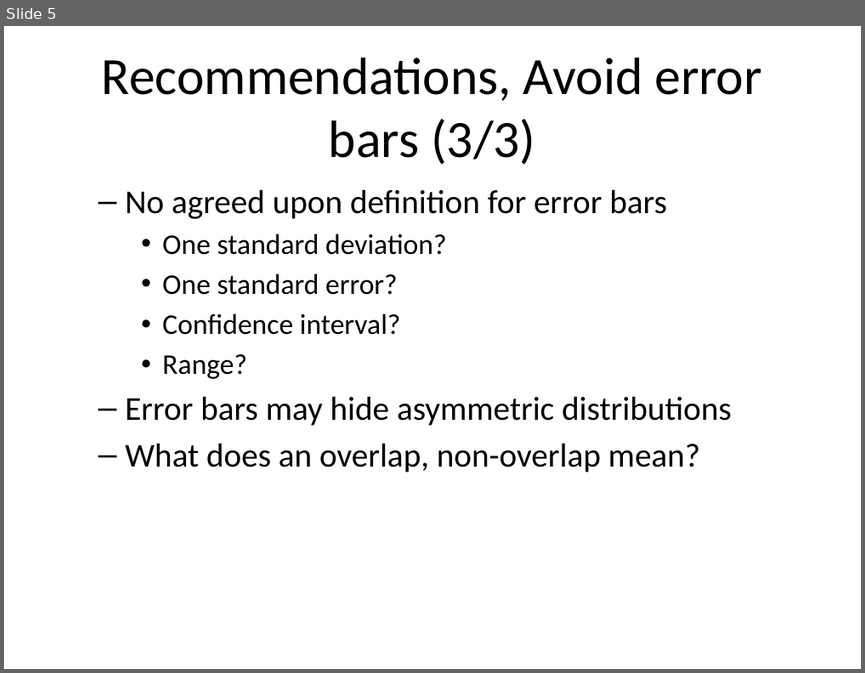
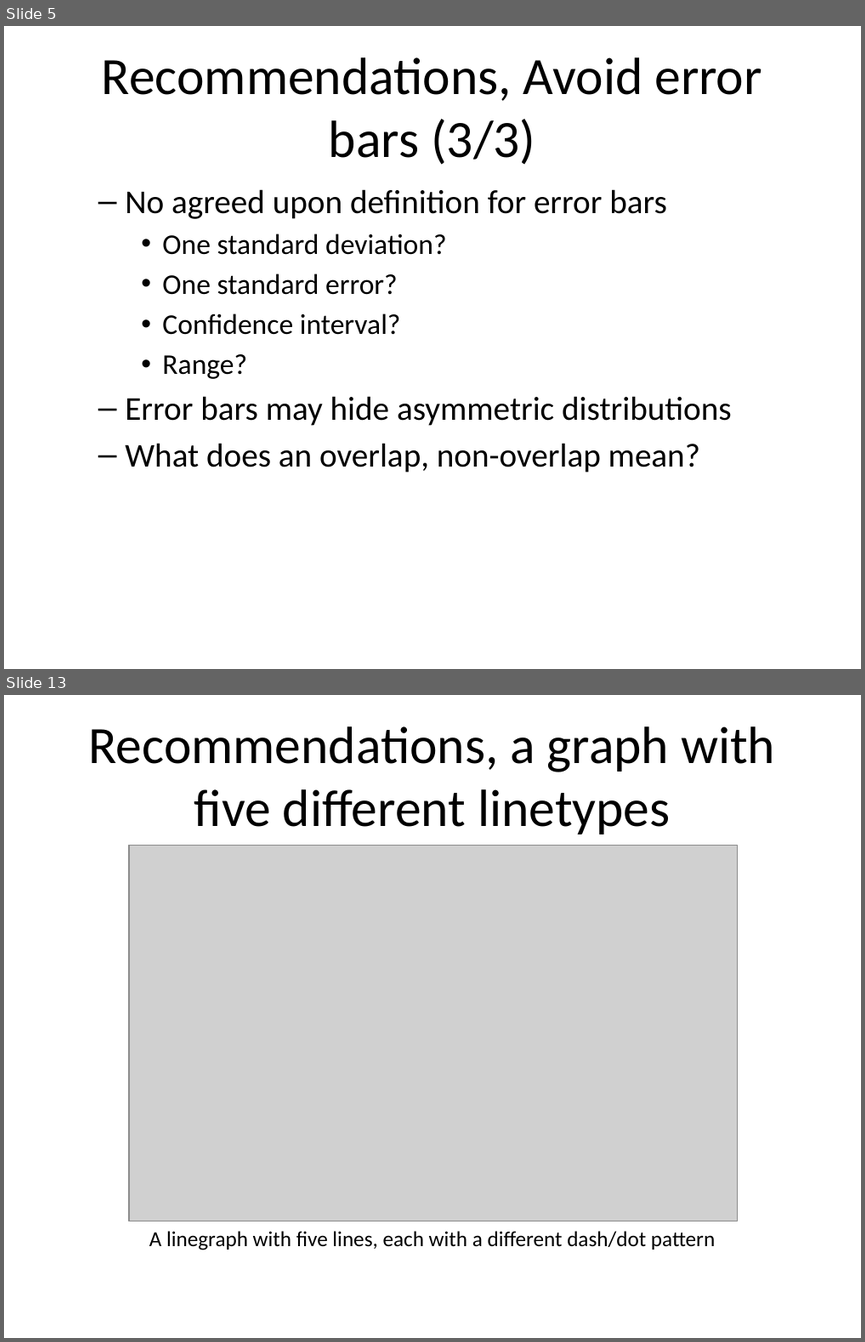
Before and after one commit to pmean/data-visualization, a slide deck: data-viz-03/component/recommendations-linegraphs.pptx. Shown one above the other, each under a label of ours: slide 5 before the commit, slides 5 and 13 after it; the slides between them are not shown. The pictures are 865x673 and 865x1342 pixels, drawn with LibreOffice and Linux fonts; fonts in the diff are those of the drawing; grey boxes stand for pictures. Boxes give left, top, right and bottom in pixels: in the first picture for what was removed or moved away, otherwise in the second. Text is boxed around its words. In the diff, an @@ line names an element or a change of style, - is before the commit and + after.

```diff
--- a/data-viz-03/component/recommendations-linegraphs.pptx
+++ b/data-viz-03/component/recommendations-linegraphs.pptx
@@ slide 13 added at <box>4,695,861,1338</box>, background #FFFFFF @@
@@ title added at <box>88,726,775,834</box>, 44 pt, text #000000 @@
+Recommendations, a graph with five different linetypes
@@ picture added at <box>129,845,738,1221</box> @@
@@ text added at <box>149,1231,715,1250</box>, 18 pt, text #000000 @@
+A linegraph with five lines, each with a different dash/dot pattern
```
Also in this commit, not shown: 1 slide changed, 13 other slides added, 1 slide removed, 34 other files.
